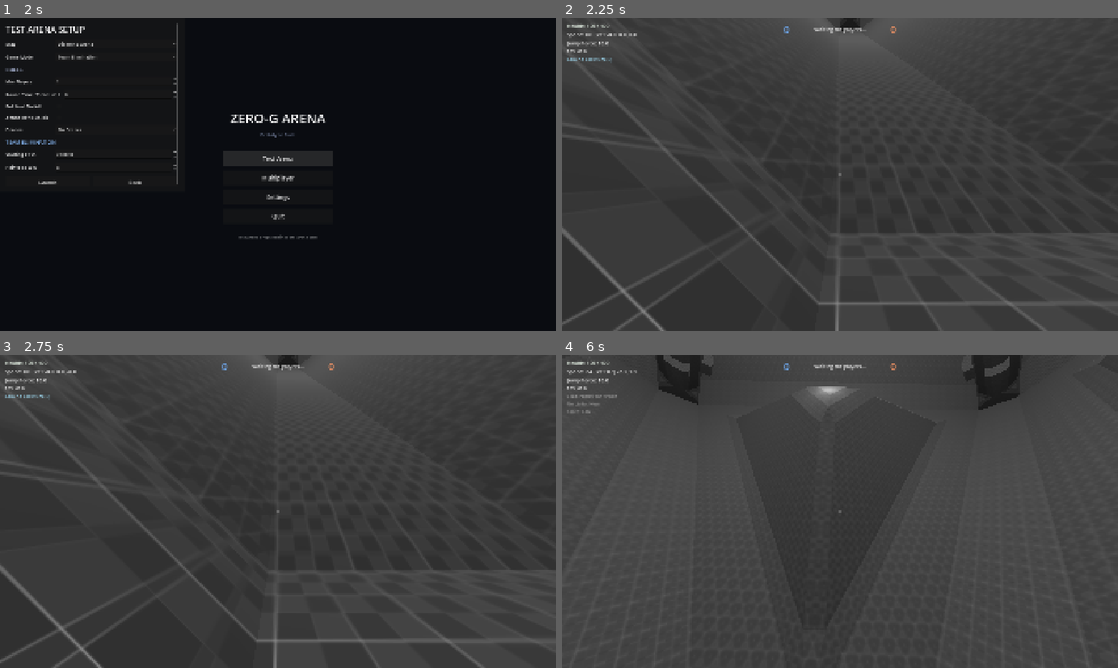
Above: before the commit, frames 1-4 (two rows, left to right).
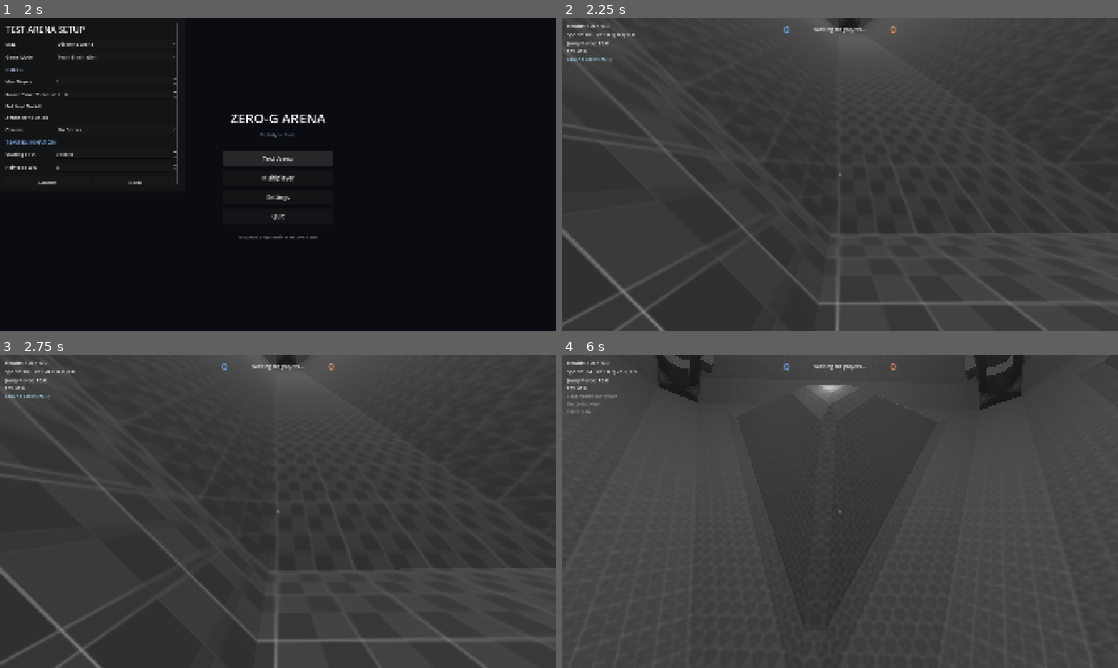
Above: after the commit, the same moments.

Repository: mylestt/enders-game-inspo
Game: Godot game, scene res://scenes/start_menu.tscn
The game is run twice, just before and just after one commit, with the same random seed, the same clock (stepped at 60 frames per second) and the same inputs.
Inputs (mouse positions are in pixels of both pictures, inside the frame that each line leads up to):
- Up to frame 1 (2 s): click "Continue" at 0.5 s; click "Test Arena" at 1.25 s
- Up to frame 2 (2.25 s): click "Launch" at 2 s
- Up to frame 3 (2.75 s): no input
- Up to frame 4 (6 s): tap Enter at 2.75 s; move the mouse to (867, 511) at 2.77 s; hold W (booster_forward) from 2.78 s (still down); tap Space (push) at 2.85, 3.8, 4.55, 5.3 s; click (867, 511) at 2.92 s; move the mouse to (812, 511) at 3.52 s; right-click (812, 511) at 3.6 s; move the mouse to (851, 505) at 4.27 s; tap Ctrl (ctrl_push) at 4.35 s; move the mouse to (834, 517) at 5.02 s; tap Alt (free_look) at 5.1 s; click (834, 517) at 5.17 s; move the mouse to (878, 514) at 5.77 s; tap F (grab) at 5.85 s

Frame 1 is identical in both runs. In frame 2, less than 0.1% of the frame differs, in the area x 8-54%, y 2-7%; in frame 3, 0.3%, in the area x 0-100%, y 2-100%; in frame 4, 0.3%.

Commit message:
Smooth surface-walk over seams and curves; fix concave-corner deadlock
- Blended ground normal: down ray + cross-pattern foot probes + crest
  sweeps, distance-weighted, so the orientation target is continuous
  across face seams and curved (primitive) colliders instead of
  flip-flopping between faces
- Anchor hysteresis: a different face must persist as dominant support
  before taking the anchor, so standing exactly on an edge cannot rock
  the body; sticky speed-scaled blending hugs the anchored face when
  slow, and the low-passed target absorbs per-frame ray alternation
  (nlerp, not slerp — slerp's axis degenerates when near-identical)
- Concave feeler gets its own larger angle limit (120 deg): walking into
  a steep wall now always rotates the player onto it (70 deg gate used
  to deadlock on ~70.5 deg arena seams and 90 deg walls)

Co-Authored-By: Claude Opus 4.8 <noreply@anthropic.com>

Diff:
--- a/scripts/player_movement_controller.gd
+++ b/scripts/player_movement_controller.gd
@@ -92,6 +92,33 @@
 # from the current surface are ignored — sharp rims are a drop-off, steep walls a jam.
 @export var surface_walk_wrap_probe: bool = true
 @export var surface_walk_max_edge_angle_degrees: float = 70.0
+# Concave handover limit for the FEELER ray only (walking INTO a surface). Deliberately
+# larger than max_edge_angle: pushing into a 90° wall is intent to walk up it, and gating
+# the feeler at 70° used to deadlock the player pressed against steep seams — they can't
+# stand on the wall until they rotate, and (with the gate) never rotate until they stand
+# on it. The passive ground probes keep the stricter limit.
+@export var surface_walk_max_concave_angle_degrees: float = 120.0
+# The ground orientation target is BLENDED from several probes (down ray + four foot rays
+# + the crest sweeps), weighted by hit distance, instead of one winner-takes-all ray.
+# Crossing a seam the weight hands over gradually — no face-to-face flip-flopping — and on
+# curved colliders (SphereShape3D etc.) the target varies continuously. This is the spacing
+# of the foot probes around the body (metres).
+@export var surface_walk_probe_foot_offset: float = 0.28
+# Anchor hysteresis: standing exactly ON an edge, the nearest-hit ray alternates faces every
+# physics frame. The anchored face (snap plane / movement tangent / gate reference) only
+# SWITCHES once a different face has been the dominant support for this long — alternation
+# never persists, so the anchor can't flip-flop. Curved surfaces drift a fraction of
+# same_face_degrees per frame, so they track continuously and never engage the timer.
+@export var surface_walk_anchor_switch_time: float = 0.12
+@export var surface_walk_anchor_same_face_degrees: float = 15.0
+# Sticky blending: hits on faces OTHER than the anchored one contribute at most this weight
+# fraction, scaled further down toward 0 at standstill — standing on a corner the body hugs
+# the anchored face (no rocking, no averaged 45° lean), while at walk speed the new face
+# blends in for a smooth handover.
+@export var surface_walk_foreign_face_weight: float = 0.35
+# Low-pass on the orientation target (per-second rate): absorbs the residual per-frame ray
+# alternation right on an edge; the align tween below handles the rest.
+@export var surface_walk_target_smoothing: float = 22.0
 
 # Slope alignment: while ground-walking, ease the body's (and camera's) orientation onto the
 # surface under it. Full ease-in/ease-out tween: the turn rate ramps up (align_accel), is
@@ -149,6 +176,10 @@
 # along the smoothed body normal launches the body when a seam swaps the anchor ~90 degrees.
 var surface_walk_anchor_normal: Vector3 = Vector3.UP
 var surface_walk_pitch: float = 0.0
+# Low-passed orientation target (see surface_walk_target_smoothing) and how long a face
+# OTHER than the anchored one has been the nearest support (drives the anchor switch).
+var surface_walk_smoothed_target: Vector3 = Vector3.UP
+var surface_walk_anchor_foreign_time: float = 0.0
 
 var surface_walk_transition_active: bool = false
 var surface_walk_transition_timer: float = 0.0
@@ -650,6 +681,8 @@
 	surface_walk_normal = surface_normal.normalized()
 	surface_walk_anchor_point = hit_position
 	surface_walk_anchor_normal = surface_walk_normal
+	surface_walk_smoothed_target = surface_walk_normal
+	surface_walk_anchor_foreign_time = 0.0
 	surface_walk_no_surface_timer = 0.0
 	surface_walk_align_rate = 0.0
 
@@ -782,21 +815,42 @@
 		return false
 
 	var raw_normal := (result["normal"] as Vector3).normalized()
-
-	# Standing still ON an edge, the down ray alternates between the two faces and rocks the
-	# body forever. With no move intent, stick to the current surface — settle onto the
-	# anchor and let only movement change which face we align to.
-	if get_surface_walk_probe_move_direction() == Vector3.ZERO \
-			and rad_to_deg(raw_normal.angle_to(surface_walk_anchor_normal)) > 10.0:
-		align_surface_walk_normal_toward(surface_walk_anchor_normal, delta)
-		surface_walk_no_surface_timer = 0.0
-		return false
-
-	align_surface_walk_normal_toward(raw_normal, delta)
+	var target_normal := (result.get("target_normal", raw_normal) as Vector3).normalized()
+
+	# Orientation eases toward the low-passed BLENDED normal: sticky weighting keeps it near
+	# the anchored face at low speed (no corner rocking), the blend is continuous across
+	# seams/curves, and the low-pass absorbs per-frame ray alternation right on an edge.
+	# nlerp, NOT slerp: slerp's internal rotation axis is the cross product of the two
+	# vectors, which degenerates into float noise when they're near-identical (the common
+	# case here) and spams "axis must be normalized". At these tiny per-frame steps
+	# lerp+normalize is equivalent.
+	var smooth_weight := clampf(1.0 - exp(-surface_walk_target_smoothing * delta), 0.0, 1.0)
+	var smoothed := surface_walk_smoothed_target.lerp(target_normal, smooth_weight)
+	surface_walk_smoothed_target = smoothed.normalized() if smoothed.length() > 0.01 else target_normal
+	align_surface_walk_normal_toward(surface_walk_smoothed_target, delta)
 
 	surface_walk_no_surface_timer = 0.0
-	surface_walk_anchor_point = result.get("position", surface_walk_anchor_point)
-	surface_walk_anchor_normal = raw_normal
+
+	# Anchor (snap plane / movement tangent / gate reference) with hysteresis: standing on an
+	# edge the nearest hit alternates faces every frame, so a DIFFERENT face only takes the
+	# anchor after persisting as the dominant support — meanwhile the anchor keeps tracking
+	# its own face through the same-face hit (curves drift a fraction of the same-face angle
+	# per frame, so they track continuously and never engage the timer). A feeler handover
+	# has no same-face hit and switches immediately (deliberate walk-in).
+	if rad_to_deg(raw_normal.angle_to(surface_walk_anchor_normal)) <= surface_walk_anchor_same_face_degrees:
+		surface_walk_anchor_foreign_time = 0.0
+		surface_walk_anchor_point = result["position"]
+		surface_walk_anchor_normal = raw_normal
+	else:
+		surface_walk_anchor_foreign_time += delta
+
+		if result.has("same_face_normal") and surface_walk_anchor_foreign_time < surface_walk_anchor_switch_time:
+			surface_walk_anchor_point = result["same_face_position"]
+			surface_walk_anchor_normal = (result["same_face_normal"] as Vector3).normalized()
+		else:
+			surface_walk_anchor_foreign_time = 0.0
+			surface_walk_anchor_point = result["position"]
+			surface_walk_anchor_normal = raw_normal
 
 	return false
 
@@ -840,11 +894,16 @@
 	surface_walk_forward = projected_forward.normalized()
 
 
-# Ground probe, all rays from the body centre. A feeler along the walk direction hands over
-# an approaching concave seam outright (no blending — competing normal sources stall in an
-# equilibrium and jam the player). Otherwise the ground is the NEAREST hit of the down ray
-# and two forward-down sweep rays (a convex crest's next face sits ahead-below; nearest wins
-# so a far face can't over-rotate the body). Returns {position, normal} or {}.
+# Ground probe. A feeler along the walk direction hands over an approaching concave seam
+# outright (no blending — competing normal sources stall in an equilibrium and jam the
+# player); the feeler uses the LARGER concave limit so a deliberate walk into a steep wall
+# always rotates the player onto it. Otherwise the ground is sampled by several rays — the
+# down ray, front/back foot rays straddling any seam, and two forward-down sweeps (a convex
+# crest's next face sits ahead-below). The NEAREST hit stays the physical anchor (snap plane
+# and edge gating), while "target_normal" is the distance-weighted BLEND of every hit: a
+# CONTINUOUS orientation target, so seams hand over gradually as the feet cross them and
+# curved colliders (analytic sphere/capsule shapes) bank the body smoothly — no
+# face-to-face flip-flopping. Returns {position, normal, target_normal} or {}.
 func get_surface_walk_ground_result() -> Dictionary:
 	if player == null:
 		return {}
@@ -854,12 +913,38 @@
 	var move_dir := get_surface_walk_probe_move_direction()
 
 	if move_dir != Vector3.ZERO:
-		var feeler := probe_surface_walk_ray(origin, move_dir, probe_length)
+		var feeler := probe_surface_walk_ray(origin, move_dir, probe_length, surface_walk_max_concave_angle_degrees)
 
 		if not feeler.is_empty():
+			feeler["target_normal"] = feeler["normal"]
 			return feeler
 
-	var directions: Array[Vector3] = [-surface_walk_normal]
+	# Foot-probe axes: along the walk direction when moving (front foot picks the next face
+	# up early, back foot holds the old one), the body's own tangent axes when idle — so
+	# standing ON a seam the feet still straddle it and the blend stays well-defined.
+	var axis_a := move_dir
+	var axis_b := Vector3.ZERO
+
+	if axis_a == Vector3.ZERO:
+		axis_a = (-player.global_transform.basis.z).slide(surface_walk_normal)
+
+	if axis_a.length() > 0.01:
+		axis_a = axis_a.normalized()
+		axis_b = axis_a.cross(surface_walk_normal)
+
+		if axis_b.length() > 0.01:
+			axis_b = axis_b.normalized()
+
+	# Each probe: [cast origin, direction].
+	var lifted := origin + surface_walk_normal * 0.08
+	var probes: Array = [[lifted, -surface_walk_normal]]
+
+	for axis in [axis_a, axis_b]:
+		if axis == Vector3.ZERO:
+			continue
+
+		probes.append([lifted + axis * surface_walk_probe_foot_offset, -surface_walk_normal])
+		probes.append([lifted - axis * surface_walk_probe_foot_offset, -surface_walk_normal])
 
 	if surface_walk_wrap_probe and move_dir != Vector3.ZERO:
 		var wrap_right := move_dir.cross(surface_walk_normal)
@@ -868,30 +953,80 @@
 			wrap_right = wrap_right.normalized()
 
 			for sweep_degrees: float in [30.0, 60.0]:
-				directions.append((-surface_walk_normal).rotated(wrap_right, deg_to_rad(sweep_degrees)))
+				probes.append([lifted, (-surface_walk_normal).rotated(wrap_right, deg_to_rad(sweep_degrees))])
+
+	# Sticky blending: faces other than the anchored one are down-weighted, and further so
+	# at low speed — standing still the body hugs the anchored face instead of averaging
+	# across a corner; at walk speed the next face blends in for the handover.
+	var speed_ratio := clampf(
+		player.linear_velocity.slide(surface_walk_anchor_normal).length() / maxf(surface_walk_speed, 0.01),
+		0.0,
+		1.0
+	)
+	var foreign_weight := surface_walk_foreign_face_weight * lerpf(0.1, 1.0, speed_ratio)
+	var same_face_cos := cos(deg_to_rad(surface_walk_anchor_same_face_degrees))
 
 	var best: Dictionary = {}
 	var best_distance := INF
-
-	for direction in directions:
-		var result := probe_surface_walk_ray(origin + surface_walk_normal * 0.08, direction, probe_length)
+	var same_face_best: Dictionary = {}
+	var same_face_distance := INF
+	var blended_normal := Vector3.ZERO
+
+	for probe in probes:
+		var result := probe_surface_walk_ray(probe[0], probe[1], probe_length)
 
 		if result.is_empty():
 			continue
 
-		var hit_distance := origin.distance_squared_to(result["position"])
+		var hit_normal := (result["normal"] as Vector3).normalized()
+		var hit_distance := origin.distance_to(result["position"])
+		var on_anchor_face := hit_normal.dot(surface_walk_anchor_normal) >= same_face_cos
+
+		# Quadratic falloff: near supports dominate; a far face contributes a nudge, never a
+		# takeover (the old nearest-wins intent, made continuous).
+		var weight := 1.0 - clampf(hit_distance / probe_length, 0.0, 1.0)
+		weight = weight * weight + 0.001
+
+		if not on_anchor_face:
+			weight *= foreign_weight
+
+		blended_normal += hit_normal * weight
 
 		if hit_distance < best_distance:
 			best_distance = hit_distance
 			best = result
 
+		if on_anchor_face and hit_distance < same_face_distance:
+			same_face_distance = hit_distance
+			same_face_best = result
+
+	if best.is_empty():
+		return {}
+
+	if blended_normal.length() > 0.01:
+		best["target_normal"] = blended_normal.normalized()
+	else:
+		best["target_normal"] = best["normal"]
+
+	# The nearest hit still ON the anchored face (if any) — the anchor keeps tracking its
+	# own face while the hysteresis timer decides whether the nearest FOREIGN face takes over.
+	if not same_face_best.is_empty():
+		best["same_face_position"] = same_face_best["position"]
+		best["same_face_normal"] = same_face_best["normal"]
+
 	return best
 
 
 # One validated probe ray: discards degenerate normals and surfaces angled further than
-# surface_walk_max_edge_angle_degrees from the surface we're ON (anchor normal — never the
-# eased display normal, which lags mid-tween and would reject legitimate bevel steps at speed).
-func probe_surface_walk_ray(origin: Vector3, direction: Vector3, length: float) -> Dictionary:
+# the edge limit from the surface we're ON (anchor normal — never the eased display normal,
+# which lags mid-tween and would reject legitimate bevel steps at speed). max_angle_degrees
+# overrides the default limit (the concave feeler passes its own, larger one).
+func probe_surface_walk_ray(
+	origin: Vector3,
+	direction: Vector3,
+	length: float,
+	max_angle_degrees: float = -1.0
+) -> Dictionary:
 	var result := raycast_from_player(origin, origin + direction * length)
 
 	if result.is_empty():
@@ -902,7 +1037,9 @@
 	if hit_normal.length() < 0.01:
 		return {}
 
-	if rad_to_deg(surface_walk_anchor_normal.angle_to(hit_normal.normalized())) > surface_walk_max_edge_angle_degrees:
+	var limit := max_angle_degrees if max_angle_degrees > 0.0 else surface_walk_max_edge_angle_degrees
+
+	if rad_to_deg(surface_walk_anchor_normal.angle_to(hit_normal.normalized())) > limit:
 		return {}
 
 	return result
